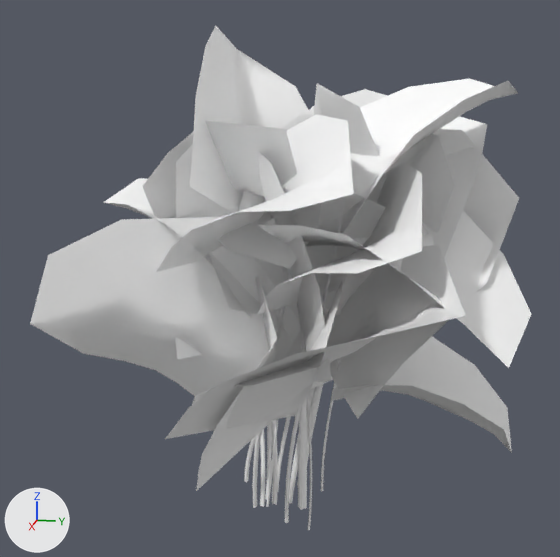
The FBX model Assets/Assets_Review/Taco_Party/Palm/CascadePalm/Meshes/MSH_CascadePalm_A.fbx: old version first, new version second.
Both versions are drawn from a camera (50 mm lens) standing at (0.95, 0.182, 0.543) and looking at (-0.016, -0.011, 0.301). Arrows for +X, +Y and +Z are at lower left; the lights stay in place. Where no turn or scale is listed for an object, it has been applied to the vertices.

The older version as bpy lines, for what is in view:
```python
me_mesh_001 = bpy.data.meshes.new('Mesh.001')
me_mesh_001.from_pydata(...)  # 1605 vertices, 2723 faces; spans x -0.318..0.28, y -0.263..0.297, z -0.038..0.62
# faces by material slot: [698, 2025]
me_mesh_001.materials.append(mat_m_cascadepalm_stem)  # its picture is missing
me_mesh_001.materials.append(mat_m_cascadepalm_leaves)  # its picture is missing
ob_cascadepalm_a_lod0_geo = bpy.data.objects.new('CascadePalm_A_LOD0_GEO', me_mesh_001)
ob_cascadepalm_a_lod0_geo.location = (0.0, 0.0, 0.0)
```
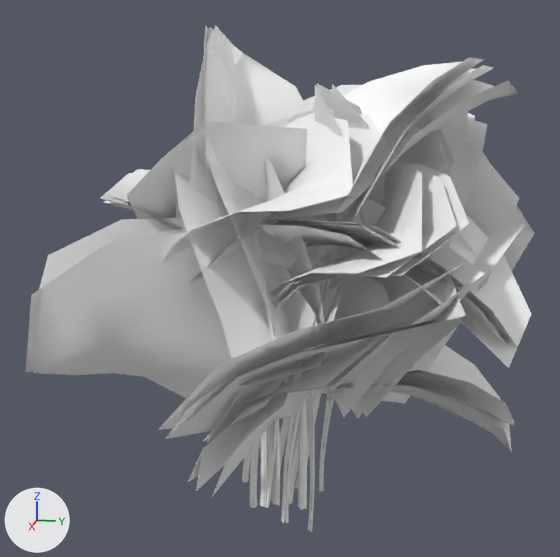
The change, as a list of edits to the scene's bpy script:
```text
Add me_mesh_003:
    me_mesh_003.from_pydata(...)  # 553 vertices, 705 faces; spans x -0.305..0.265, y -0.263..0.299, z -0.037..0.618
    # faces by material slot: [327, 378]
    me_mesh_003.materials.append(mat_m_cascadepalm_stem)  # its picture is missing
    me_mesh_003.materials.append(mat_m_cascadepalm_leaves)  # its picture is missing
Add me_mesh_002:
    me_mesh_002.from_pydata(...)  # 859 vertices, 1317 faces; spans x -0.309..0.262, y -0.245..0.304, z -0.037..0.619
    # faces by material slot: [333, 984]
    me_mesh_002.materials.append(mat_m_cascadepalm_stem)  # its picture is missing
    me_mesh_002.materials.append(mat_m_cascadepalm_leaves)  # its picture is missing
Add ob_cascadepalm_a_lod2_geo:
    ob_cascadepalm_a_lod2_geo = bpy.data.objects.new('CascadePalm_A_LOD2_GEO', me_mesh_003)
    ob_cascadepalm_a_lod2_geo.location = (0.0, 0.0, 0.0)
Add ob_cascadepalm_a_lod1_geo:
    ob_cascadepalm_a_lod1_geo = bpy.data.objects.new('CascadePalm_A_LOD1_GEO', me_mesh_002)
    ob_cascadepalm_a_lod1_geo.location = (0.0, 0.0, 0.0)
```

Where the change shows, as pixel boxes [x1, y1, x2, y2] in the pictures (560 x 557 px):
'CascadePalm_A_LOD1_GEO', added: after [33, 25, 535, 532]
    faces in mat_m_cascadepalm_leaves (its picture is missing): [33, 25, 535, 532]
    faces in mat_m_cascadepalm_stem (its picture is missing): [250, 212, 339, 523]
'CascadePalm_A_LOD2_GEO', added: after [26, 27, 524, 531]
    faces in mat_m_cascadepalm_leaves (its picture is missing): [26, 27, 524, 483]
    faces in mat_m_cascadepalm_stem (its picture is missing): [244, 214, 330, 531]
'CascadePalm_A_LOD0_GEO', unchanged, covered by the edit: before [30, 26, 531, 530]; after [39, 26, 531, 530]
